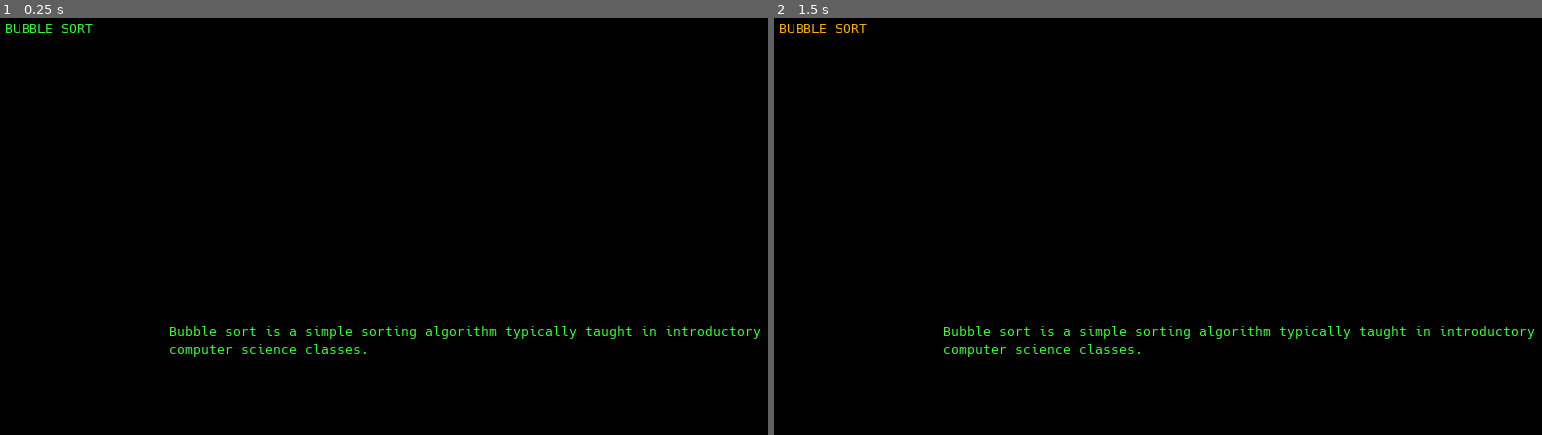
Above: before the commit, frames 1-2 (left to right).
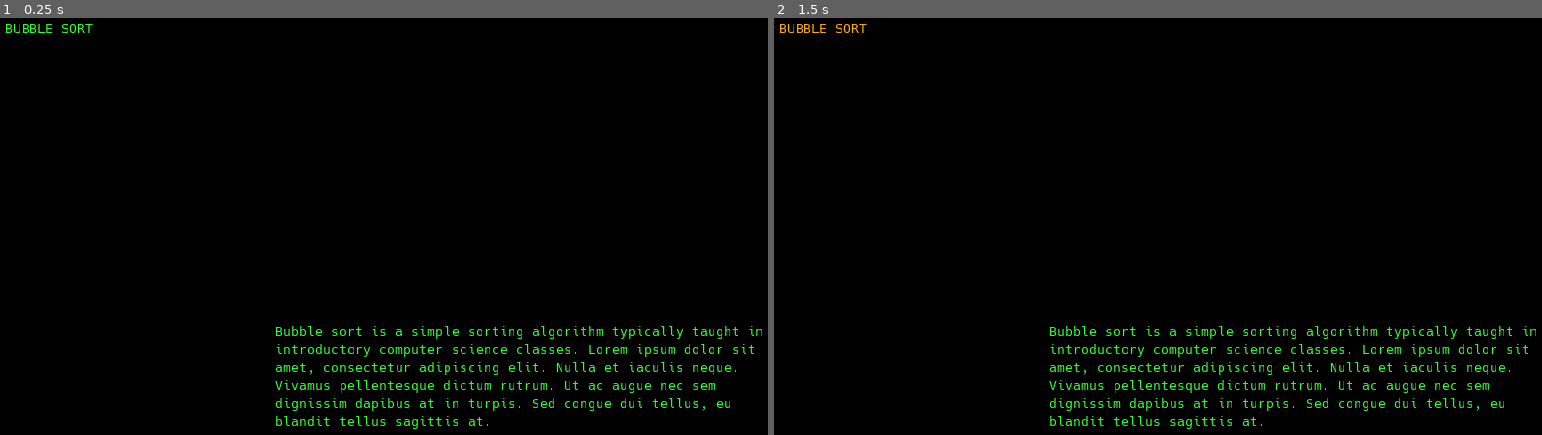
Above: after the commit, the same moments.

Repository: danielzting/algorithm-simulator
Game: Godot game, scene res://LevelSelect.tscn
Same seed, same stepped clock (60 frames per second), same inputs: the game is played once before the commit and once after it.
Inputs:
- Up to frame 1 (0.25 s): no input
- Up to frame 2 (1.5 s): click "BUBBLE SORT" at 0.5 s; click "BUBBLE SORT" at 1.25 s

The runs differ from the first frame. In frame 1, 2.8% of the frame differs, in the area x 22-100%, y 73-99%; in frame 2, 2.8%.

Commit message:
feat: add placeholder documentation
Adjusted dimensions of level select nodes and filled out the description
box for bubble sort.

Diff:
--- a/LevelSelect.gd
+++ b/LevelSelect.gd
@@ -9,4 +9,4 @@
 		button.text = level.name
 		button.align = Button.ALIGN_LEFT
 		$Tree.add_child(button)
-		$Preview/Info.text = level.documentation
+		$VBoxContainer/Info.text = level.documentation
--- a/LevelSelect.tscn
+++ b/LevelSelect.tscn
@@ -23,24 +23,24 @@
 script = ExtResource( 1 )
 
 [node name="Tree" type="VBoxContainer" parent="LevelSelect"]
-margin_right = 384.0
+margin_right = 640.0
 margin_bottom = 1000.0
-rect_min_size = Vector2( 384, 0 )
+rect_min_size = Vector2( 640, 0 )
 
-[node name="Preview" type="VBoxContainer" parent="LevelSelect"]
-margin_left = 392.0
+[node name="VBoxContainer" type="VBoxContainer" parent="LevelSelect"]
+margin_left = 648.0
 margin_right = 1840.0
 margin_bottom = 1000.0
 size_flags_horizontal = 3
 
-[node name="Display" type="Control" parent="LevelSelect/Preview"]
-margin_right = 1448.0
+[node name="Display" type="Control" parent="LevelSelect/VBoxContainer"]
+margin_right = 1192.0
 margin_bottom = 720.0
 rect_min_size = Vector2( 0, 720 )
 
-[node name="Info" type="Label" parent="LevelSelect/Preview"]
+[node name="Info" type="Label" parent="LevelSelect/VBoxContainer"]
 margin_top = 728.0
-margin_right = 1448.0
+margin_right = 1192.0
 margin_bottom = 766.0
 size_flags_horizontal = 3
 autowrap = true
--- a/levels.json
+++ b/levels.json
@@ -1,6 +1,6 @@
 [
 	{
 		"name": "BUBBLE SORT",
-		"documentation": "Bubble sort is a simple sorting algorithm typically taught in introductory computer science classes."
+		"documentation": "Bubble sort is a simple sorting algorithm typically taught in introductory computer science classes. Lorem ipsum dolor sit amet, consectetur adipiscing elit. Nulla et iaculis neque. Vivamus pellentesque dictum rutrum. Ut ac augue nec sem dignissim dapibus at in turpis. Sed congue dui tellus, eu blandit tellus sagittis at."
 	}
 ]
--- a/project.godot
+++ b/project.godot
@@ -27,6 +27,10 @@
 window/dpi/allow_hidpi=true
 window/stretch/mode="2d"
 
+[editor_plugins]
+
+enabled=PoolStringArray( "BorderRect" )
+
 [gui]
 
 theme/use_hidpi=true
